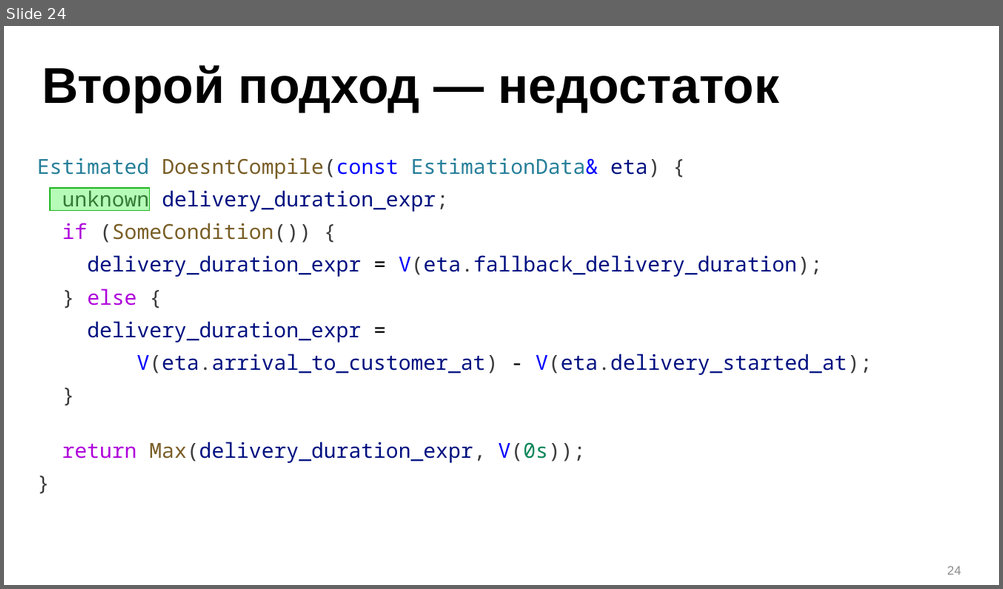
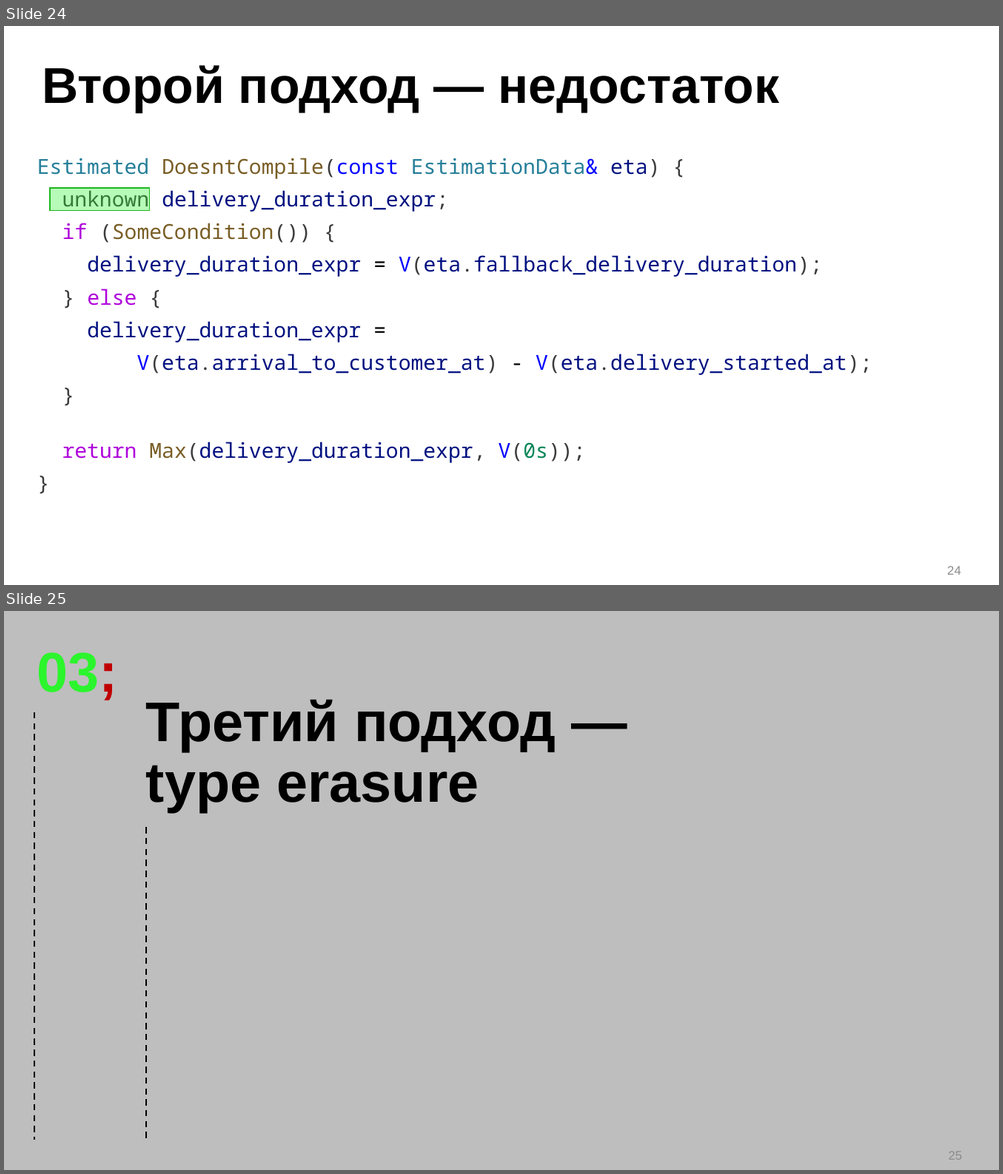
Before and after one commit to ishfb/zcc23, a slide deck: slides_new.pptx. Shown one above the other, each under a label of ours: slide 24 before the commit, slides 24 and 25 after it. The pictures are 1003x589 and 1003x1174 pixels, drawn with LibreOffice and Linux fonts; fonts in the diff are those of the drawing; background and template pictures are left out. Boxes give left, top, right and bottom in pixels: in the first picture for what was removed or moved away, otherwise in the second. Text is boxed around its words. In the diff, an @@ line names an element or a change of style, - is before the commit and + after.

```diff
--- a/slides_new.pptx
+++ b/slides_new.pptx
@@ slide 25 added at box(4, 611, 999, 1170), background #BEBEBE @@
@@ text added at box(37, 652, 117, 701), 54 pt, text #2BF52C, bold @@
+03;
@@ title added at box(146, 699, 555, 812), 54 pt, text #000000, bold @@
+Третий подход — type erasure
@@ line added from (34, 712) to (34, 1141), #000000 1.5 pt dashed @@
@@ line added from (146, 827) to (146, 1141), #000000 1.5 pt dashed @@
@@ page number added at box(948, 1152, 962, 1160), 12 pt, text #8C8C8C @@
+25
```
Also in this commit, not shown: 8 other slides added, 1 other file.
